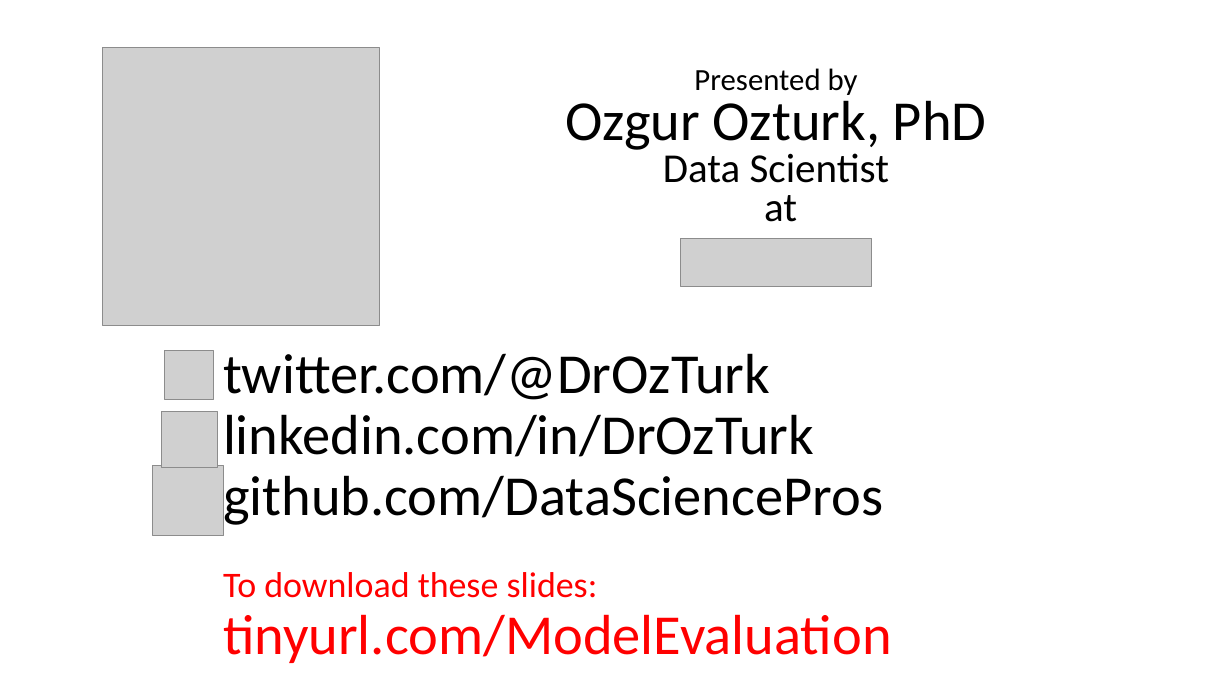
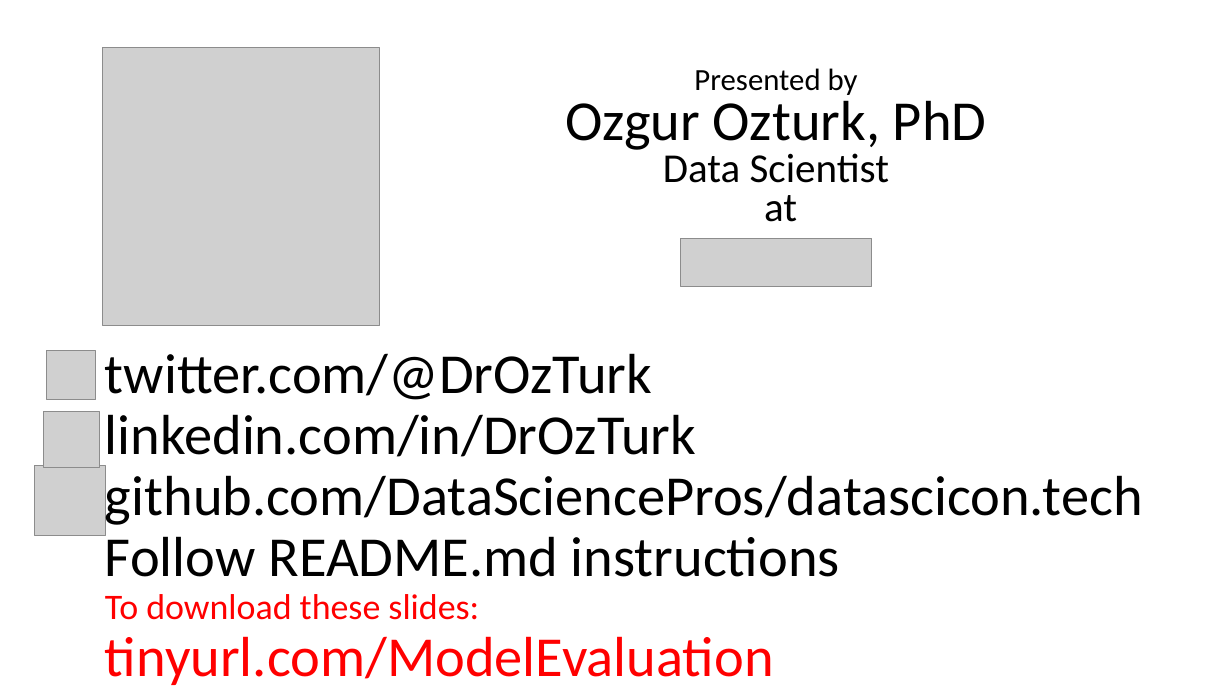
Before and after one commit to DataSciencePros/datascicon.tech, a slide deck: slide 2 of app/ModelEvaluation.pptx. Drawn at 1232x693 pixels with LibreOffice and Linux fonts; fonts in the diff are those of the drawing; grey boxes stand for pictures. Boxes give left, top, right and bottom in pixels: in the first picture for what was removed or moved away, otherwise in the second. Text is boxed around its words. In the diff, an @@ line names an element or a change of style, - is before the commit and + after.

```diff
--- a/app/ModelEvaluation.pptx
+++ b/app/ModelEvaluation.pptx
@@ text "twitter.com/@DrOzTurk": place and size @@
-text "twitter.com/@DrOzTurk" at (223,353,892,663)
+text "twitter.com/@DrOzTurk" at (105,353,1143,685)
@@ 3 pictures: place and size @@
-3 pictures at (152,351,224,536)
+3 pictures at (34,351,105,536)
@@ text at (105,468,1143,577): text changed @@
-github.com/DataSciencePros
+github.com/DataSciencePros/datascicon.tech
+Follow README.md instructions
```
Also in this commit, not shown: 1 other slide changed, 1 other file.
